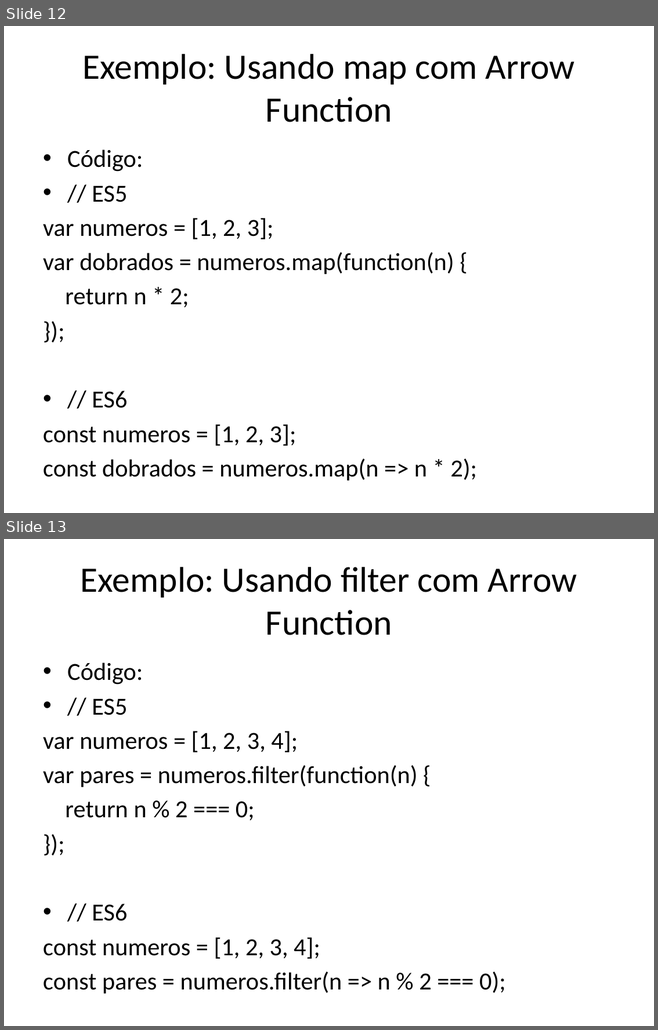
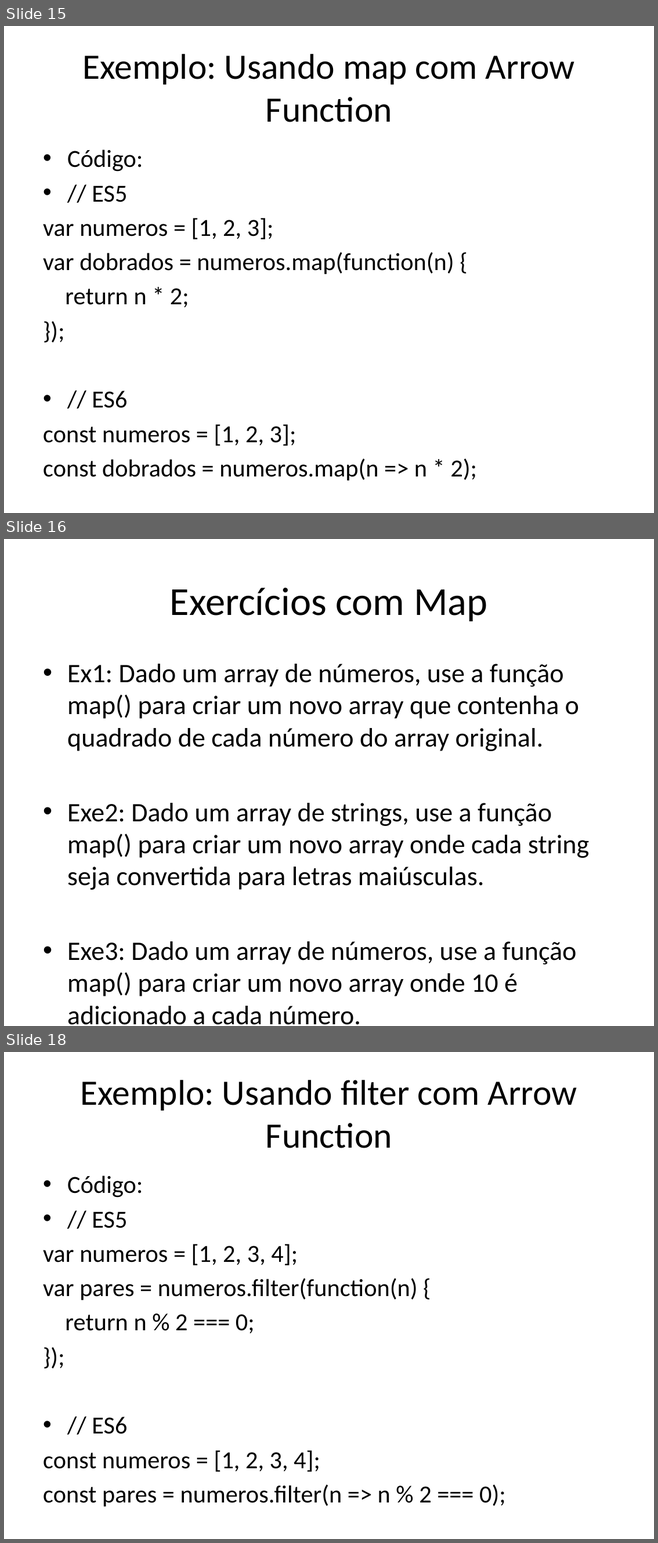
Before and after one commit to dfpires/progcomp2-2024b, a slide deck: ES5e6.pptx. Shown one above the other, each under a label of ours: slides 12 and 13 before the commit, slides 15, 16 and 18 after it; the slides between them are not shown. The pictures are 658x1030 and 658x1543 pixels, drawn with LibreOffice and Linux fonts; fonts in the diff are those of the drawing. Boxes give left, top, right and bottom in pixels: in the first picture for what was removed or moved away, otherwise in the second. Text is boxed around its words. In the diff, an @@ line names an element or a change of style, - is before the commit and + after.

```diff
--- a/ES5e6.pptx
+++ b/ES5e6.pptx
@@ slide 16 added at box(4, 539, 654, 1026), background #FFFFFF @@
@@ title added at box(170, 588, 487, 621), 44 pt, text #000000 @@
+Exercícios com Map
@@ text added at box(67, 664, 589, 1025), 29.6 pt, text #000000 @@
+• Ex1: Dado um array de números, use a função map() para criar um novo array que contenha o quadrado de cada número do array original.
+• Exe2: Dado um array de strings, use a função map() para criar um novo array onde cada string seja convertida para letras maiúsculas.
+• Exe3: Dado um array de números, use a função map() para criar um novo array onde 10 é adicionado a cada número.
@@ what was slide 12 is now slide 15 @@
@@ what was slide 13 is now slide 18 @@
```
Also in this commit, not shown: 2 slides changed, 8 other slides added.
